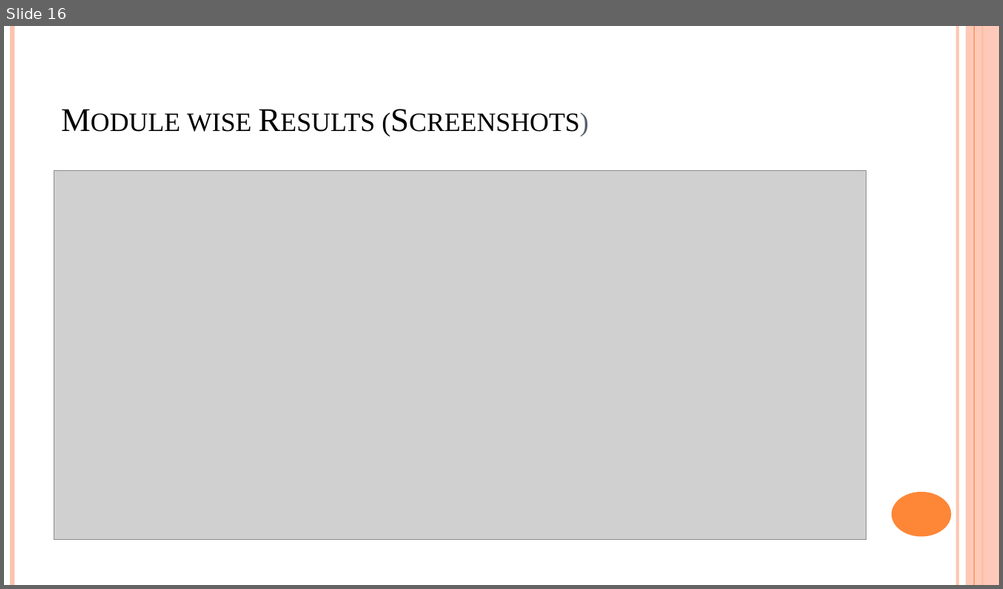
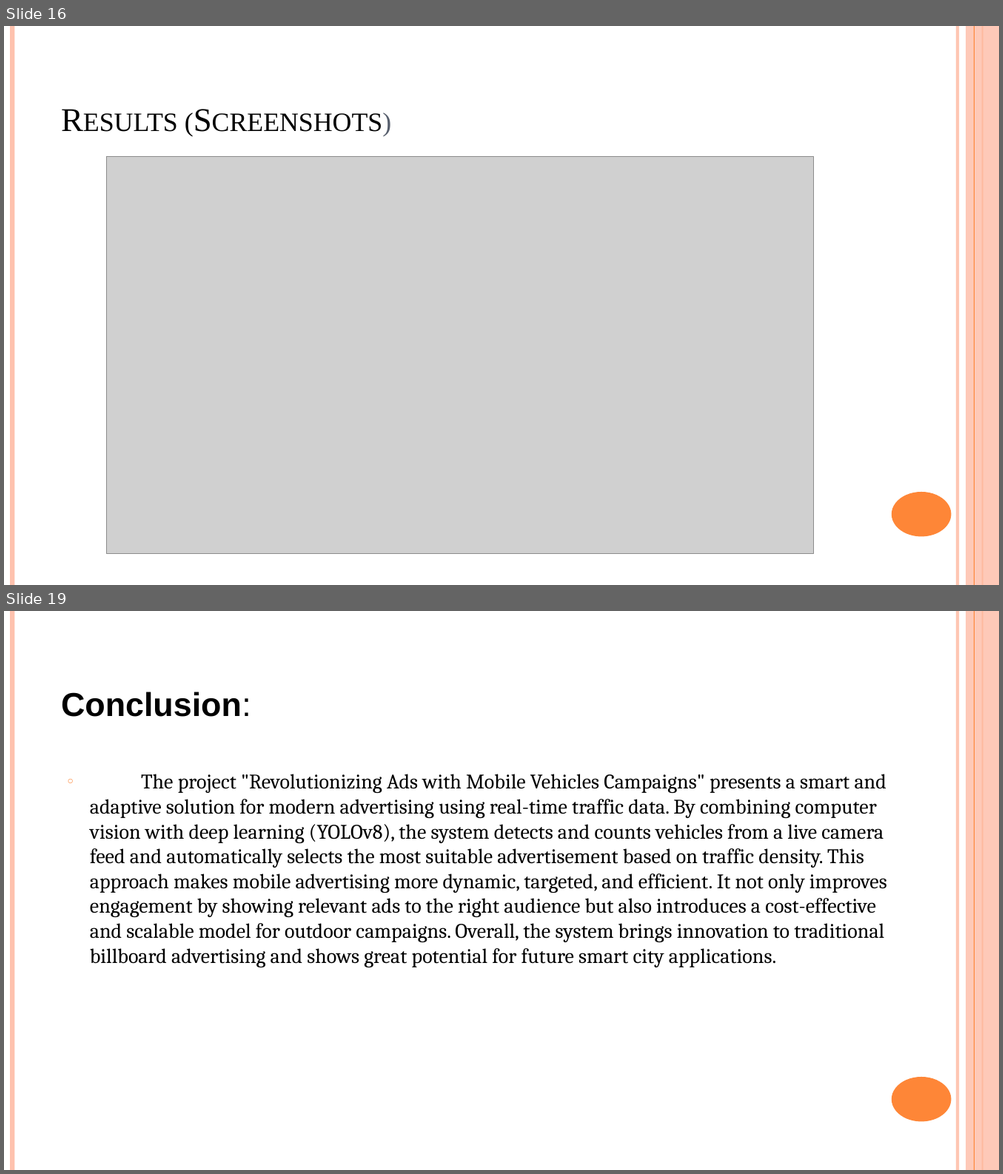
Before and after one commit to karthikeya-goud/Mini_project, a slide deck: B10 PRC 3.pptx. Shown one above the other, each under a label of ours: slide 16 before the commit, slides 16 and 19 after it; the slides between them are not shown. The pictures are 1003x589 and 1003x1174 pixels, drawn with LibreOffice and Linux fonts; fonts in the diff are those of the drawing; grey boxes stand for pictures. Boxes give left, top, right and bottom in pixels: in the first picture for what was removed or moved away, otherwise in the second. Text is boxed around its words. In the diff, an @@ line names an element or a change of style, - is before the commit and + after.

```diff
--- a/B10 PRC 3.pptx
+++ b/B10 PRC 3.pptx
@@ slide 19 added at (4, 611, 999, 1170), background #FFFFFF; not listed: 6 template elements that a slide beside it also shows @@
@@ title added at (61, 692, 251, 717), 32 pt, text #000000, bold @@
+Conclusion:
@@ text added at (90, 774, 887, 968), 20 pt, text #000000 @@
+○ The project "Revolutionizing Ads with Mobile Vehicles Campaigns" presents a smart and adaptive solution for modern advertising using real-time traffic data. By combining computer vision with deep learning (YOLOv8), the system detects and counts vehicles from a live camera feed and automatically selects the most suitable advertisement based on traffic density. This approach makes mobile advertising more dynamic, targeted, and efficient. It not only improves engagement by showing relevant ads to the right audience but also introduces a cost-effective and scalable model for outdoor campaigns. Overall, the system brings innovation to traditional billboard advertising and shows great potential for future smart city applications.
@@ slide 16 changed as well @@
@@ title at (187, 113, 251, 132): text changed @@
-Module wise Results (Screenshots)
+Results (Screenshots)
@@ picture: place and size @@
-picture at (54, 171, 867, 540)
+picture at (106, 156, 814, 554)
```
Also in this commit, not shown: 15 other slides changed, 2 other slides added, 6 slides removed.
